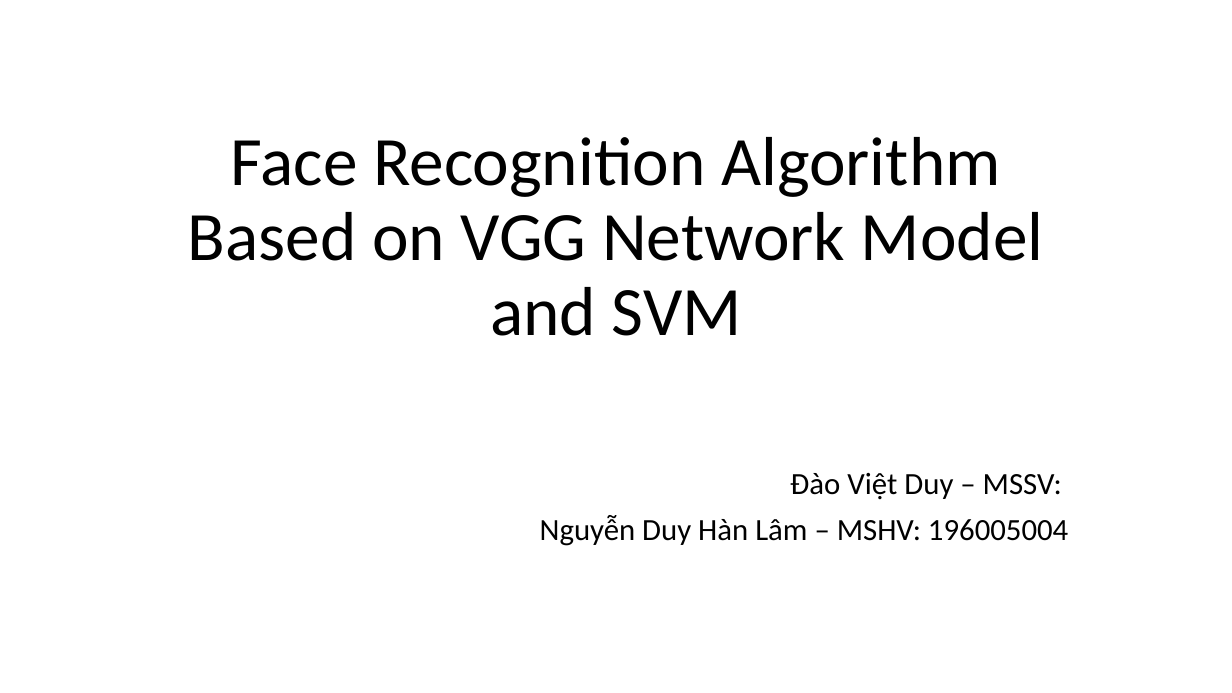
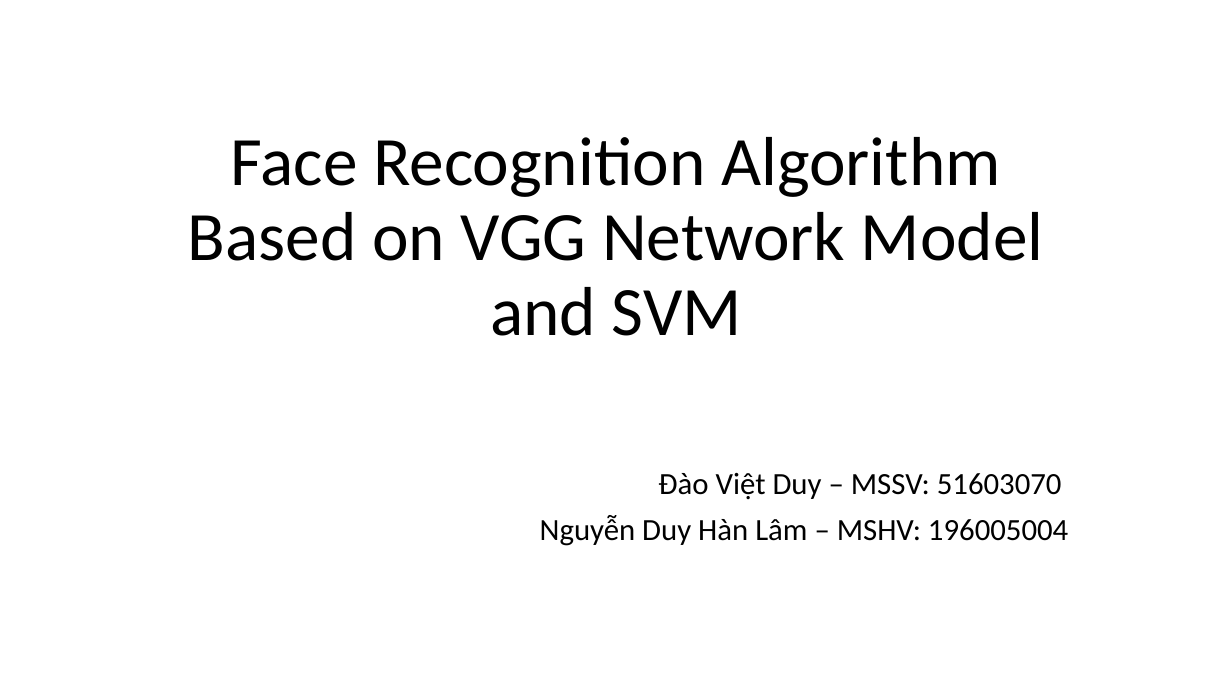
Before and after one commit to nguyenduyhanlam/Computer_vision, a slide deck: slide 1 of Face Recognition Algorithm Based on VGG Network Model.pptx. Drawn at 1232x693 pixels with LibreOffice and Linux fonts; fonts in the diff are those of the drawing. Boxes give left, top, right and bottom in pixels: in the first picture for what was removed or moved away, otherwise in the second. Text is boxed around its words. In the diff, an @@ line names an element or a change of style, - is before the commit and + after.

```diff
--- a/Face Recognition Algorithm Based on VGG Network Model.pptx
+++ b/Face Recognition Algorithm Based on VGG Network Model.pptx
@@ subtitle at (658,473,1062,500): text changed @@
-Đào Việt Duy – MSSV:
+Đào Việt Duy – MSSV: 51603070
```
Also in this commit, not shown: 8 slides added, 2 slides removed.
